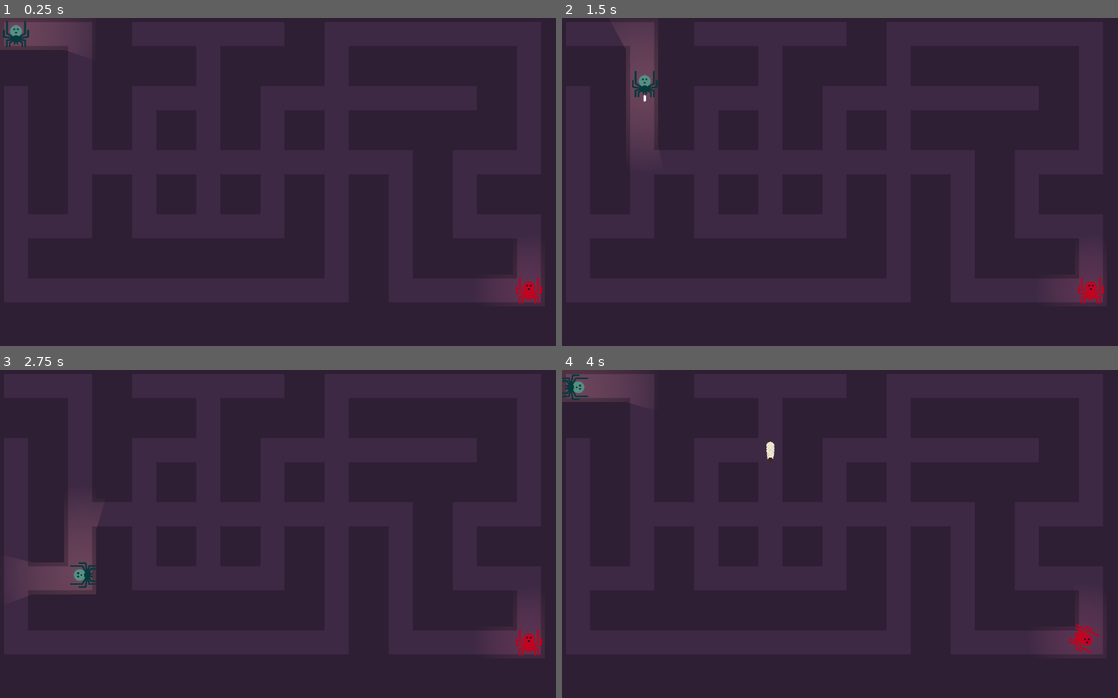
Above: before the commit, frames 1-4 (two rows, left to right).
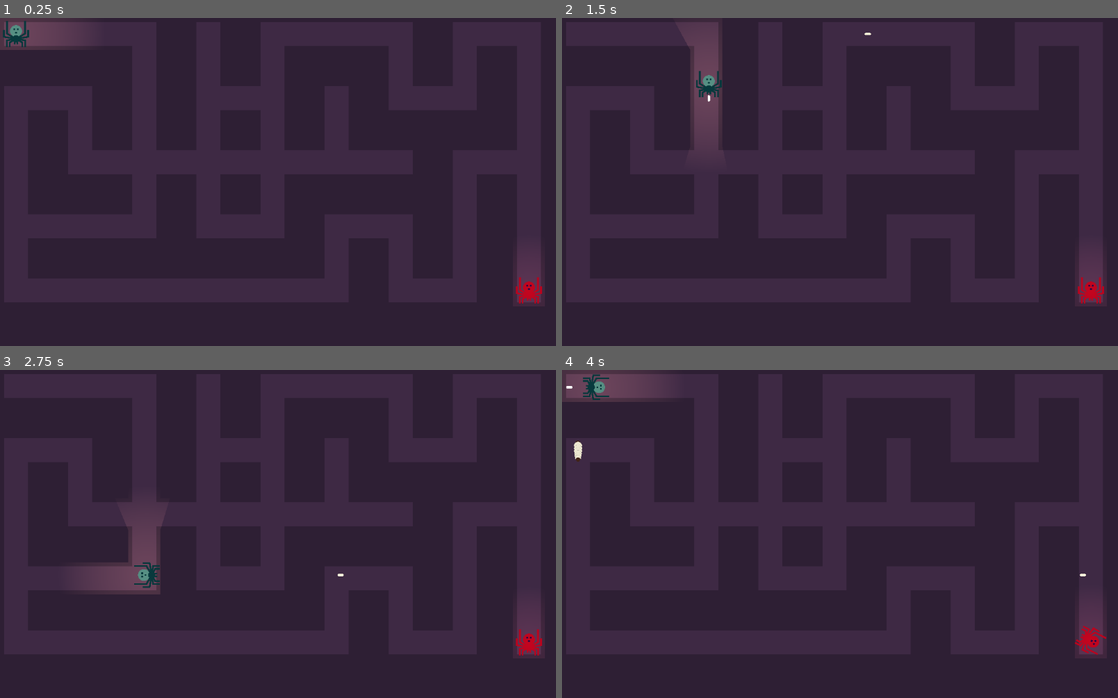
Above: after the commit, the same moments.

Repository: ehix/burrow
Game: Godot game, scene res://src/World.tscn
The game is run twice, just before and just after one commit, with the same random seed, the same clock (stepped at 60 frames per second) and the same inputs.
Inputs:
- Up to frame 1 (0.25 s): no input
- Up to frame 2 (1.5 s): tap Enter at 0.5 s; hold Right (move_right) 0.53-1.28 s; tap Space (fire) at 0.6, 1.35 s; hold Down (move_down) from 1.28 s (still down)
- Up to frame 3 (2.75 s): release Down (move_down) at 2.03 s; hold Right (move_right) from 2.03 s (still down); tap Space (fire) at 2.1 s
- Up to frame 4 (4 s): tap Space (fire) at 2.75, 2.85, 3.6 s; release Right (move_right) at 2.78 s; hold Up (move_up) 2.78-3.53 s; hold Left (move_left) from 3.53 s (still down)

The runs differ from the first frame. In frame 1, 0.4% of the frame differs, in the area x 12-93%, y 9-87%; in frame 2, 3.9%, in the area x 10-93%, y 1-87%; in frame 3, 3.7%; in frame 4, 1.5%.

Commit message:
Attached Maze.gd script directly to Maze (formerly TileMap) node and added World.gd script for the root World node

Diff:
--- a/prototype/environment/Maze.gd
+++ b/prototype/environment/Maze.gd
@@ -1,4 +1,4 @@
-extends Node2D
+extends TileMap
 
 const N = 1
 const E = 2
@@ -14,22 +14,8 @@
 var height = 10  # height of map (in tiles)
 
 var map_seed
-var init_timout = 3.0 # DUMMY TIMEOUT
 # fraction of walls to remove
 var erase_fraction = 0.1
-
-# get a reference to the map for convenience
-onready var Map = $TileMap
-var larvae = preload("res://src/Larvae.tscn")
-var num_larvae = 0
-func _process(delta: float) -> void:
-
-	if init_timout > 0:# DUMMY TIMEOUT
-		init_timout -= delta# DUMMY TIMEOUT
-	else:
-		init_timout = 3.0
-		if num_larvae < 2:
-			spawn_larvae()
 
 func _ready():
 #	$Camera2D.zoom = Vector2(3, 3)
@@ -39,12 +25,12 @@
 		map_seed = randi()
 	seed(map_seed)
 	print("Seed: ", map_seed)
-	tile_size = Map.cell_size
+	tile_size = self.cell_size
 	# Make maze, and get starting positions for players
 	var starting_positions = make_maze()
-	make_maze()
-	get_node("Player").set_position(starting_positions[0] + tile_size/2)
-	get_node("Enemy").set_position(starting_positions[1] + tile_size/2)
+#	make_maze()
+	get_parent().get_node("Player").set_position(starting_positions[0] + tile_size/2)
+	get_parent().get_node("Enemy").set_position(starting_positions[1] + tile_size/2)
 	erase_walls()
 
 
@@ -60,10 +46,10 @@
 	var unvisited = []  # array of unvisited tiles
 	var stack = []
 	# fill the map with solid tiles
-	Map.clear()
+	self.clear()
 	for x in range(width):
 		for y in range(height):
-			Map.set_cellv(Vector2(x, y), N|E|S|W)
+			self.set_cellv(Vector2(x, y), N|E|S|W)
 	for x in range(0, width, 2):
 		for y in range(0, height, 2):
 			unvisited.append(Vector2(x, y))
@@ -83,15 +69,15 @@
 			stack.append(current)
 			# remove walls from *both* cells
 			var dir = next - current
-			var current_walls = Map.get_cellv(current) - cell_walls[dir]
-			var next_walls = Map.get_cellv(next) - cell_walls[-dir]
-			Map.set_cellv(current, current_walls)
-			Map.set_cellv(next, next_walls)
+			var current_walls = self.get_cellv(current) - cell_walls[dir]
+			var next_walls = self.get_cellv(next) - cell_walls[-dir]
+			self.set_cellv(current, current_walls)
+			self.set_cellv(next, next_walls)
 			# insert intermediate cell
 			if dir.x != 0:
-				Map.set_cellv(current + dir/2, 5)
+				self.set_cellv(current + dir/2, 5)
 			else:
-				Map.set_cellv(current + dir/2, 10)
+				self.set_cellv(current + dir/2, 10)
 			current = next
 			unvisited.erase(current)
 		elif stack:
@@ -108,30 +94,14 @@
 		# pick random neighbor
 		var neighbor = cell_walls.keys()[randi() % cell_walls.size()]
 		# if there's a wall between them, remove it
-		if Map.get_cellv(cell) & cell_walls[neighbor]:
-			var walls = Map.get_cellv(cell) - cell_walls[neighbor]
-			var n_walls = Map.get_cellv(cell+neighbor) - cell_walls[-neighbor]
-			Map.set_cellv(cell, walls)
-			Map.set_cellv(cell+neighbor, n_walls)
+		if self.get_cellv(cell) & cell_walls[neighbor]:
+			var walls = self.get_cellv(cell) - cell_walls[neighbor]
+			var n_walls = self.get_cellv(cell+neighbor) - cell_walls[-neighbor]
+			self.set_cellv(cell, walls)
+			self.set_cellv(cell+neighbor, n_walls)
 			# insert intermediate cell
 			if neighbor.x != 0:
-				Map.set_cellv(cell+neighbor/2, 5)
+				self.set_cellv(cell+neighbor/2, 5)
 			else:
-				Map.set_cellv(cell+neighbor/2, 10)
+				self.set_cellv(cell+neighbor/2, 10)
 		#yield(get_tree(), 'idle_frame')
-func spawn_larvae():
-	# DUMMY Larvae spawn
-	var larvae_instance = larvae.instance()
-	print("Spawn Larvae!")
-	var found_valid_tile = false
-	var cell_location = Vector2(0, 0)
-	while found_valid_tile == false:
-#				yield(get_tree(), "idle_frame")
-		cell_location = Vector2(randi() % width, randi() % height)
-		var cell_type = Map.get_cellv(cell_location)
-		print("Cell location, Cell type = ", cell_location," ", cell_type)
-		if cell_type != block_tile:
-			found_valid_tile = true
-	larvae_instance.global_position = ((cell_location * tile_size) + (tile_size / 2))
-	get_tree().get_root().add_child(larvae_instance)
-	num_larvae += 1
--- /dev/null
+++ b/prototype/src/World.gd
@@ -0,0 +1,36 @@
+extends Node2D
+
+var init_timout = 3.0 # DUMMY TIMEOUT
+var larvae = preload("res://src/Larvae.tscn")
+var num_larvae = 0
+onready var Maze = get_node("Maze")
+# Called when the node enters the scene tree for the first time.
+func _ready() -> void:
+	pass # Replace with function body.
+
+
+func _process(delta: float) -> void:
+
+	if init_timout > 0:# DUMMY TIMEOUT
+		init_timout -= delta# DUMMY TIMEOUT
+	else:
+		init_timout = 3.0
+		if num_larvae < 2:
+			spawn_larvae()
+
+func spawn_larvae():
+	# DUMMY Larvae spawn
+	var larvae_instance = larvae.instance()
+	print("Spawn Larvae!")
+	var found_valid_tile = false
+	var cell_location = Vector2(0, 0)
+	while found_valid_tile == false:
+		yield(get_tree(), "idle_frame")
+		cell_location = Vector2(randi() % Maze.width, randi() % Maze.height)
+		var cell_type = Maze.get_cellv(cell_location)
+		print("Cell location, Cell type = ", cell_location," ", cell_type)
+		if cell_type != Maze.block_tile:
+			found_valid_tile = true
+	larvae_instance.global_position = ((cell_location * Maze.tile_size) + (Maze.tile_size / 2))
+	get_tree().get_root().add_child(larvae_instance)
+	num_larvae += 1
--- a/prototype/src/World.tscn
+++ b/prototype/src/World.tscn
@@ -1,13 +1,14 @@
-[gd_scene load_steps=6 format=2]
+[gd_scene load_steps=7 format=2]
 
 [ext_resource path="res://src/Player.tscn" type="PackedScene" id=1]
 [ext_resource path="res://assets/whiteTile.png" type="Texture" id=2]
 [ext_resource path="res://environment/road_tiles.tres" type="TileSet" id=3]
 [ext_resource path="res://src/Enemy.tscn" type="PackedScene" id=4]
 [ext_resource path="res://environment/Maze.gd" type="Script" id=5]
+[ext_resource path="res://src/World.gd" type="Script" id=6]
 
 [node name="World" type="Node2D"]
-script = ExtResource( 5 )
+script = ExtResource( 6 )
 
 [node name="BG" type="Sprite" parent="."]
 modulate = Color( 0.164706, 0.243137, 0.45098, 1 )
@@ -15,10 +16,11 @@
 texture = ExtResource( 2 )
 centered = false
 
-[node name="TileMap" type="TileMap" parent="."]
+[node name="Maze" type="TileMap" parent="."]
 position = Vector2( 7.62939e-06, 7.62939e-06 )
 tile_set = ExtResource( 3 )
 format = 1
+script = ExtResource( 5 )
 
 [node name="MapBoundary" type="TileMap" parent="."]
 position = Vector2( 7.62939e-06, 7.62939e-06 )
